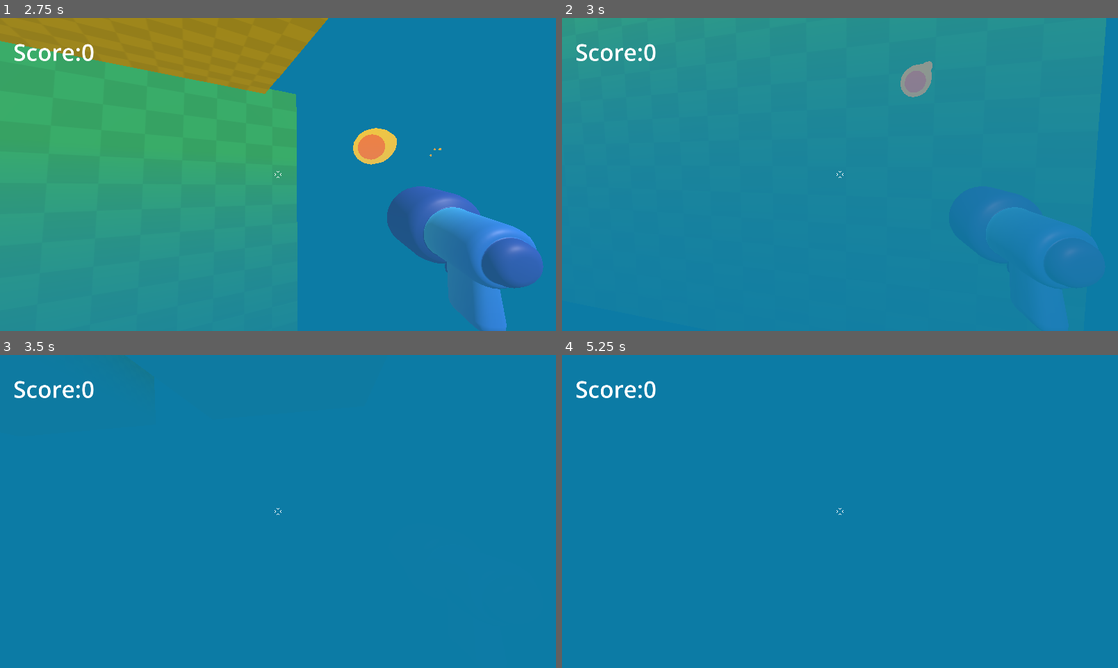
Above: before the commit, frames 1-4 (two rows, left to right).
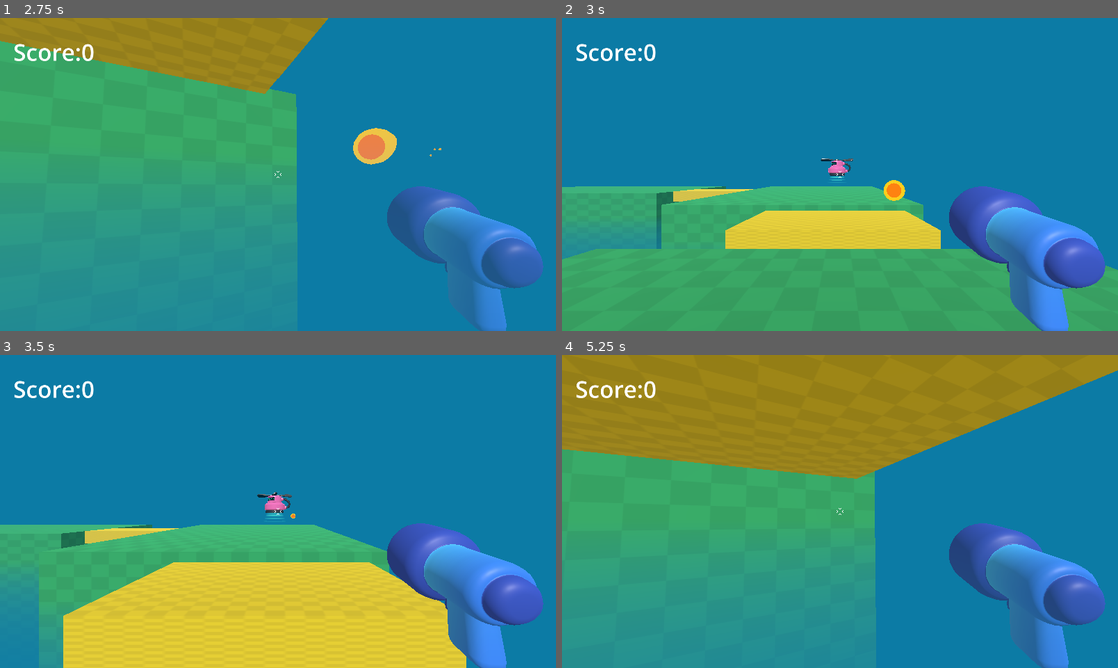
Above: after the commit, the same moments.

Repository: lanyy721/my3DGameDemo
Game: Godot game, scene res://game.tscn
Same seed, same stepped clock (60 frames per second), same inputs: the game is played once before the commit and once after it.
Inputs (mouse positions are in pixels of both pictures, inside the frame that each line leads up to):
- Up to frame 1 (2.75 s): tap Enter at 0.5 s; move the mouse to (305, 174) at 0.52 s; press the mouse at (305, 174) at 0.53 s; hold W (move_forward) from 0.53 s (still down); tap Space (jump) at 0.77, 1.52 s; move the mouse to (250, 174) at 1.27 s; release the mouse at (250, 174) at 1.28 s; click (250, 174) at 1.35 s; move the mouse to (289, 168) at 2.02 s; press the mouse at (289, 168) at 2.03 s
- Up to frame 2 (3 s): keep holding W (move_forward); move the mouse to (834, 180) at 2.77 s; release the mouse at (834, 180) at 2.78 s; click (834, 180) at 2.85 s
- Up to frame 3 (3.5 s): keep holding W (move_forward); tap Space (jump) at 3.02 s
- Up to frame 4 (5.25 s): keep holding W (move_forward); move the mouse to (878, 514) at 3.52 s; press the mouse at (878, 514) at 3.53 s; tap Space (jump) at 3.77, 4.52 s; move the mouse to (795, 508) at 4.27 s; release the mouse at (795, 508) at 4.28 s; click (795, 508) at 4.35 s; move the mouse to (845, 511) at 5.02 s; press the mouse at (845, 511) at 5.03 s

Frame 1 is identical in both runs. In frame 2, 51% of the frame differs, in the area x 0-100%, y 0-100%; in frame 3, 40%; in frame 4, 67%.

Commit message:
Add kill plane scene reload
Co-Authored-By: Claude Haiku 4.5 (1M context) <noreply@anthropic.com>

Diff:
--- a/my-3d-game-demo/game.gd
+++ b/my-3d-game-demo/game.gd
@@ -8,3 +8,7 @@
 
 func _on_mob_spawner_3d_mob_spwen(mob: Variant) -> void:
 	mob.died.connect(increase_score)
+
+
+func _on_kill_plane_body_entered(body: Node3D) -> void:
+	get_tree().reload_current_scene.call_deferred()
--- a/my-3d-game-demo/game.tscn
+++ b/my-3d-game-demo/game.tscn
@@ -5,6 +5,8 @@
 [ext_resource type="Texture2D" uid="uid://btqf85qmhbqog" path="res://level/checkboard.png" id="1_e2o6t"]
 [ext_resource type="Material" uid="uid://oa3j5pr5skmk" path="res://level/bridge.tres" id="3_feb5d"]
 [ext_resource type="PackedScene" uid="uid://cmlts63v8sgc3" path="res://mob/spawner/mob_spawner_3d.tscn" id="4_fc0e3"]
+
+[sub_resource type="WorldBoundaryShape3D" id="WorldBoundaryShape3D_wp5od"]
 
 [sub_resource type="StandardMaterial3D" id="StandardMaterial3D_80nbo"]
 albedo_color = Color(0.17254902, 0.6, 0.36078432, 1)
@@ -27,6 +29,14 @@
 
 [node name="Game" type="Node3D" unique_id=1040004307]
 script = ExtResource("1_7jktm")
+
+[node name="KillPlane" type="Area3D" parent="." unique_id=2146354305]
+transform = Transform3D(1, 0, 0, 0, 1, 0, 0, 0, 1, 0, 0, 9.071493)
+
+[node name="CollisionShape3D" type="CollisionShape3D" parent="KillPlane" unique_id=1475483606]
+transform = Transform3D(1, 0, 0, 0, 1, 0, 0, 0, 1, 0, -4.6708527, 0)
+shape = SubResource("WorldBoundaryShape3D_wp5od")
+debug_color = Color(0, 0.6, 0.69803923, 1)
 
 [node name="MobSpawner3D" parent="." unique_id=1087165642 instance=ExtResource("4_fc0e3")]
 transform = Transform3D(1, 0, 0, 0, 1, 0, 0, 0, 1, 0, 0.5462403, -21.143969)
@@ -103,4 +113,5 @@
 text = "Score:0"
 label_settings = SubResource("LabelSettings_wp5od")
 
+[connection signal="body_entered" from="KillPlane" to="." method="_on_kill_plane_body_entered"]
 [connection signal="mob_spwen" from="MobSpawner3D" to="." method="_on_mob_spawner_3d_mob_spwen"]
